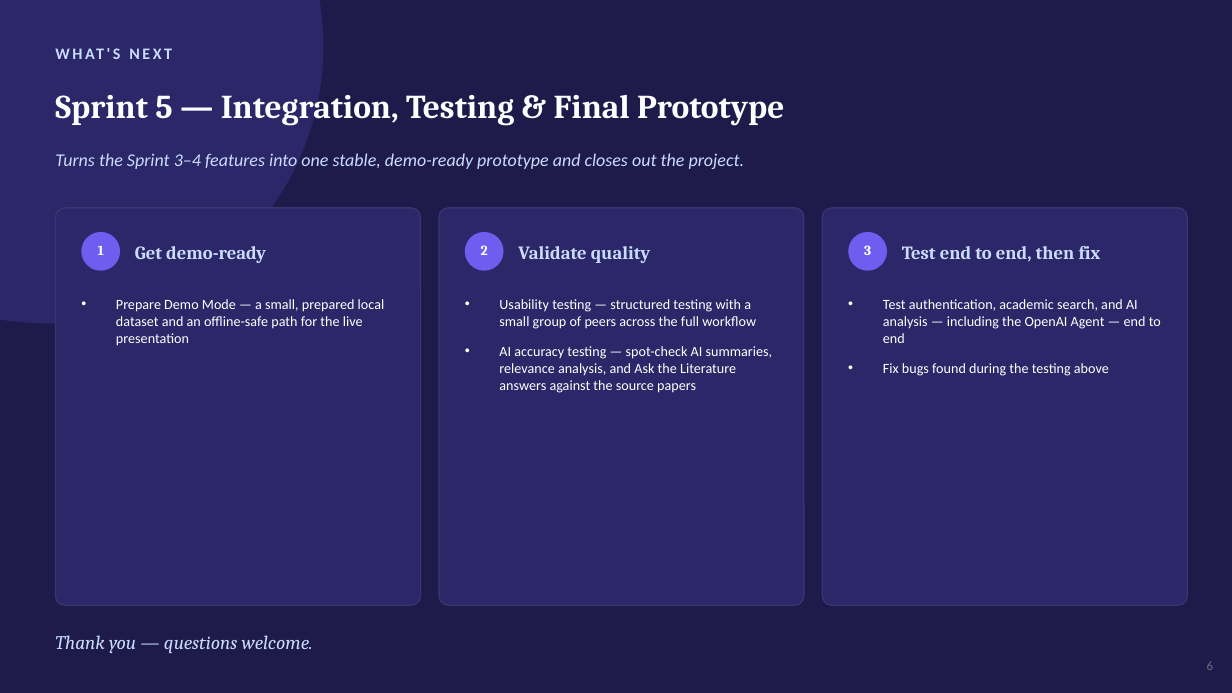
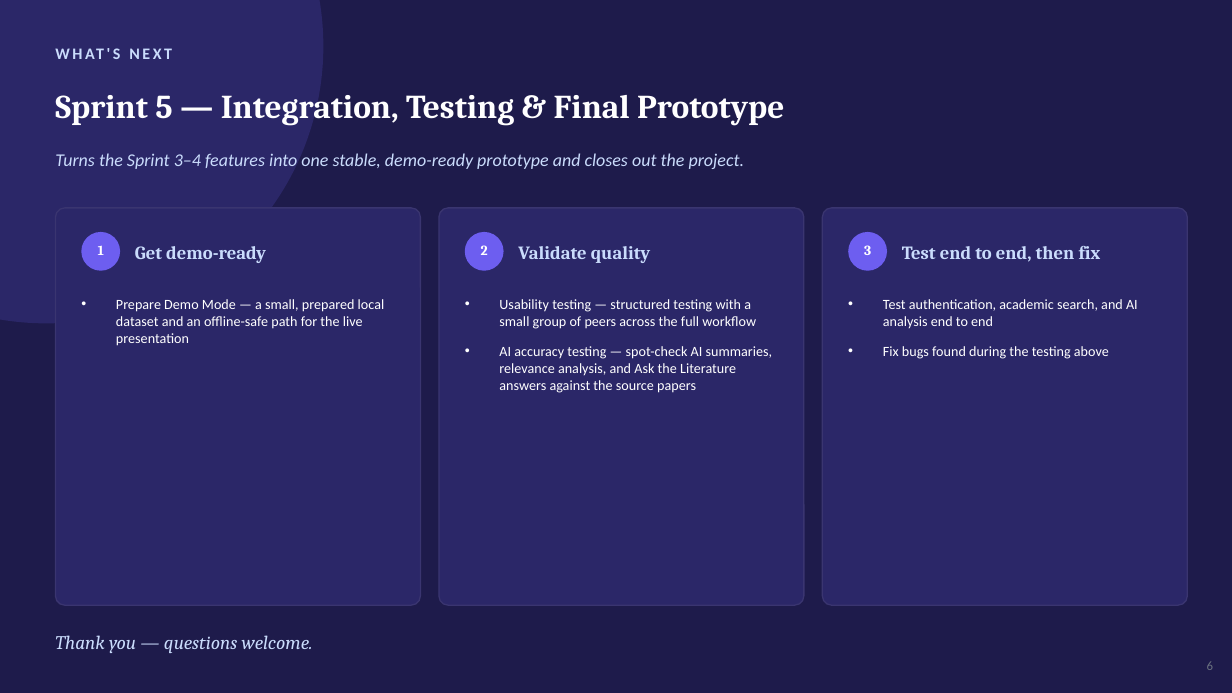
Before and after one commit to EmmanuelOrunta/researchlens-ai, a slide deck: slide 6 of presentations/ResearchLens_AI_Sprint4_Update.pptx. Drawn at 1232x693 pixels with LibreOffice and Linux fonts; fonts in the diff are those of the drawing. Boxes give left, top, right and bottom in pixels: in the first picture for what was removed or moved away, otherwise in the second. Text is boxed around its words. In the diff, an @@ line names an element or a change of style, - is before the commit and + after.

```diff
--- a/presentations/ResearchLens_AI_Sprint4_Update.pptx
+++ b/presentations/ResearchLens_AI_Sprint4_Update.pptx
@@ text at box(883, 299, 1138, 328): text changed @@
-• Test authentication, academic search, and AI analysis — including the OpenAI Agent — end to end
+• Test authentication, academic search, and AI analysis end to end
```
Also in this commit, not shown: 3 other slides changed.
